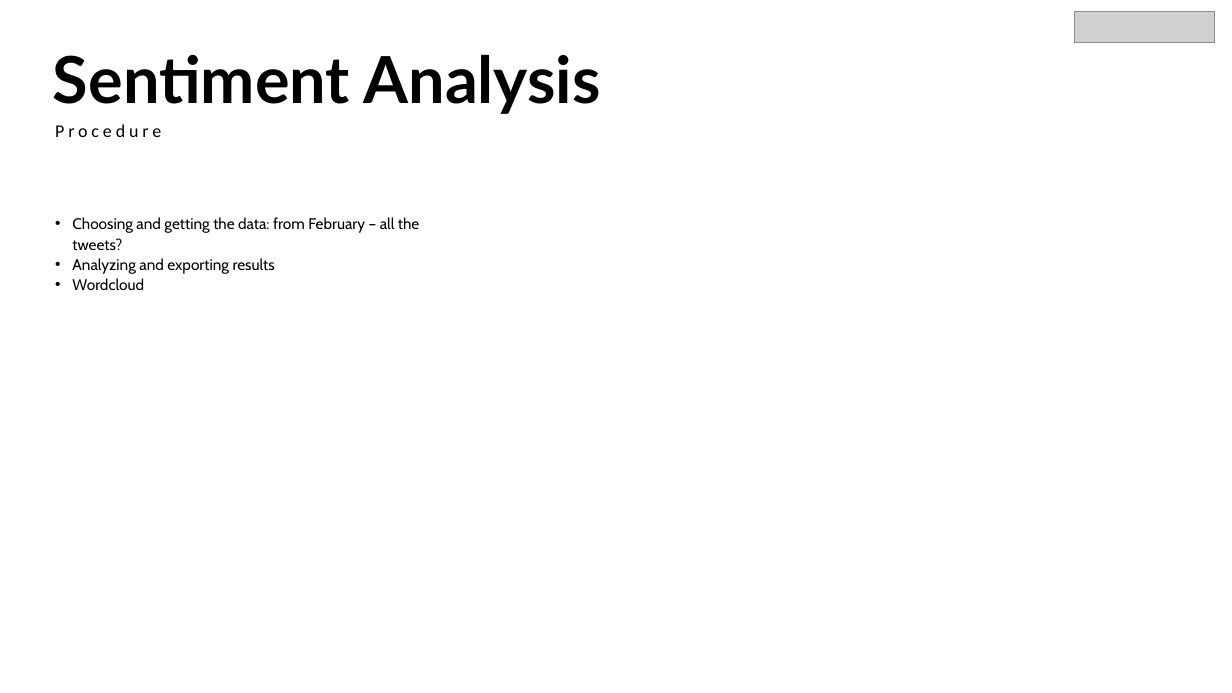
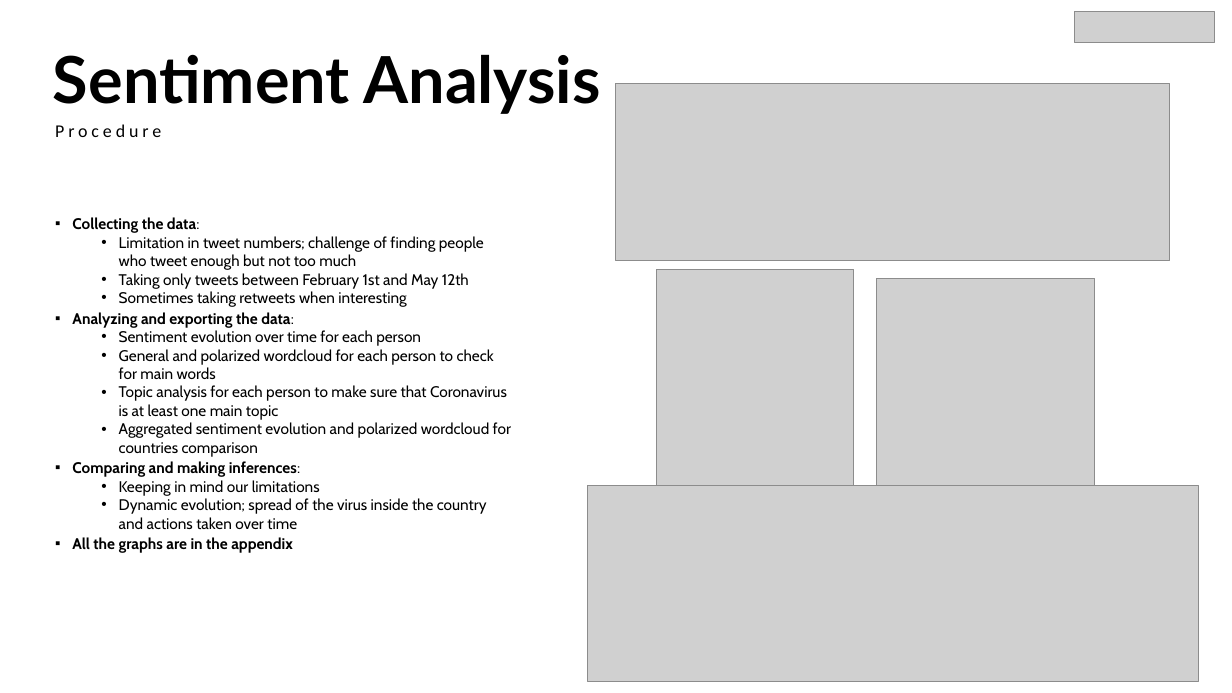
Before and after one commit to Franca97/Web_Data_and-_Digital_Analytics, a slide deck: slide 9 of Presentation.pptx (slide 10 before the commit). Drawn at 1232x693 pixels with LibreOffice and Linux fonts; fonts in the diff are those of the drawing; grey boxes stand for pictures. Boxes give left, top, right and bottom in pixels: in the first picture for what was removed or moved away, otherwise in the second. Text is boxed around its words. In the diff, an @@ line names an element or a change of style, - is before the commit and + after.

```diff
--- a/Presentation.pptx
+++ b/Presentation.pptx
@@ picture added at (616,83,1170,261) @@
@@ text at (72,217,511,553): text changed @@
-• Choosing and getting the data: from February – all the tweets?
-• Analyzing and exporting results
-• Wordcloud
+▪ Collecting the data:
+  • Limitation in tweet numbers; challenge of finding people who tweet enough but not too much
+  • Taking only tweets between February 1st and May 12th
+  • Sometimes taking retweets when interesting
+▪ Analyzing and exporting the data:
+  • Sentiment evolution over time for each person
+  • General and polarized wordcloud for each person to check for main words
+  • Topic analysis for each person to make sure that Coronavirus is at least one main topic
+  • Aggregated sentiment evolution and polarized wordcloud for countries comparison
+▪ Comparing and making inferences:
+  • Keeping in mind our limitations
+  • Dynamic evolution; spread of the virus inside the country and actions taken over time
+▪ All the graphs are in the appendix
@@ picture added at (656,269,854,486) @@
@@ picture added at (876,278,1094,496) @@
@@ picture added at (588,486,1199,681) @@
```
Also in this commit, not shown: 9 other slides changed, 3 slides added, 2 slides removed.
